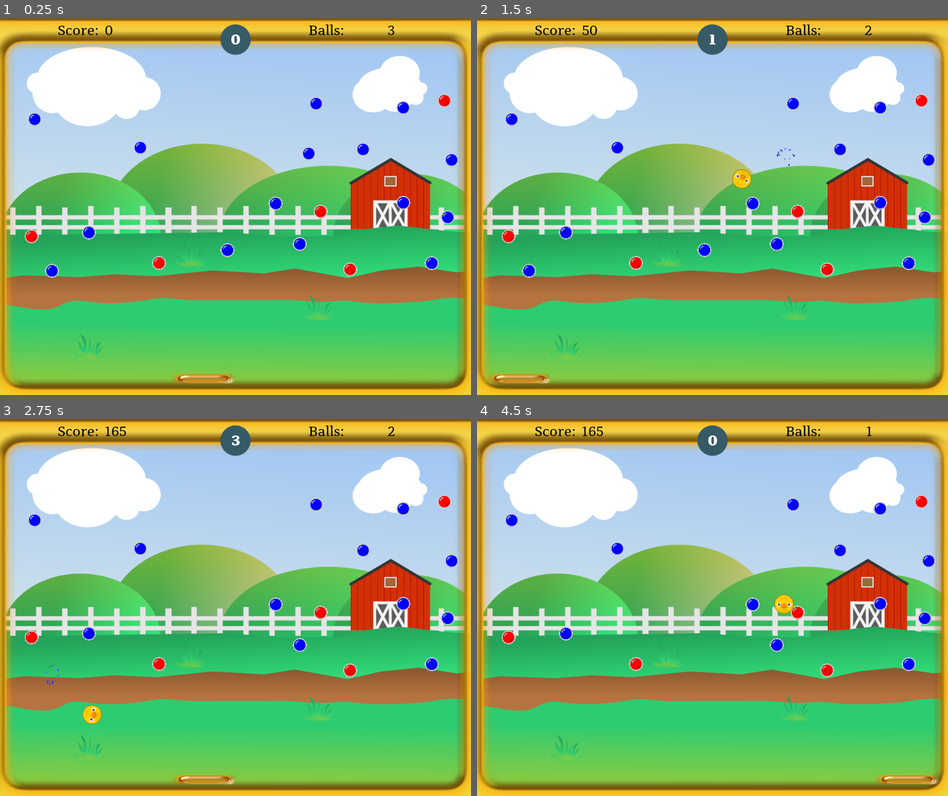
Above: before the commit, frames 1-4 (two rows, left to right).
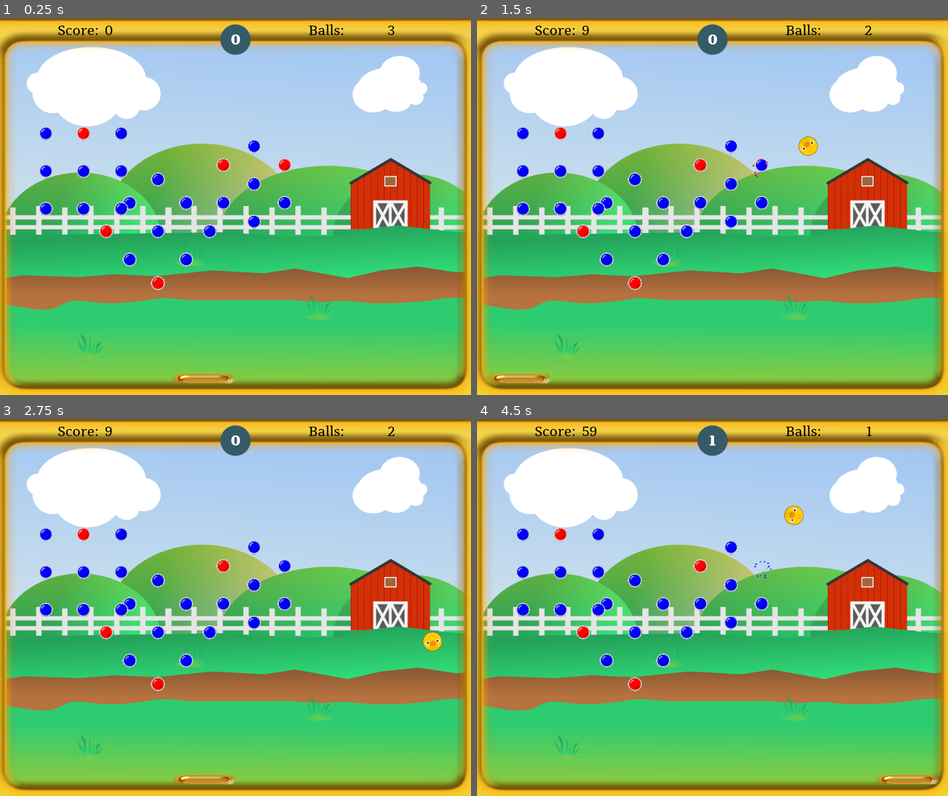
Above: after the commit, the same moments.

Repository: doctor-g/GGJ21
Game: Godot game, scene res://src/Level.tscn
The game is run twice, just before and just after one commit, with the same random seed, the same clock (stepped at 60 frames per second) and the same inputs. Sound files missing from this copy of the repository are replaced by a short silence.
Inputs (mouse positions are in pixels of both pictures, inside the frame that each line leads up to):
- Up to frame 1 (0.25 s): no input
- Up to frame 2 (1.5 s): move the mouse to (816, 187) at 0.52 s; click (816, 187) at 0.67 s; move the mouse to (618, 225) at 1.27 s; click (618, 225) at 1.42 s
- Up to frame 3 (2.75 s): move the mouse to (282, 524) at 2.02 s; click (282, 524) at 2.17 s
- Up to frame 4 (4.5 s): move the mouse to (688, 682) at 2.77 s; click (688, 682) at 2.92 s; move the mouse to (853, 664) at 3.52 s; click (853, 664) at 3.67 s; move the mouse to (571, 550) at 4.27 s; click (571, 550) at 4.42 s

The runs differ from the first frame. In frame 1, 3.8% of the frame differs, in the area x 5-98%, y 20-73%; in frame 2, 4.1%, in the area x 5-98%, y 1-73%; in frame 3, 3.9%; in frame 4, 3.8%.

Commit message:
Add slightly faulty pattern generation

Diff:
--- a/project/src/PegGenerator.gd
+++ b/project/src/PegGenerator.gd
@@ -4,12 +4,19 @@
 
 const _Peg := preload("res://src/Peg.tscn")
 
-export var max_pegs := 20
-export var min_distance_between_pegs := 80.0
+export var max_patterns := 3
+export var min_distance_between_patterns := 200
 export var upgraded_pegs := 5
 export var max_peg_health := 2
 
-var _peg_positions := []
+var _pattern_positions := []
+var _peg_patterns  := [
+	preload("res://src/PegPatterns/Circle.tscn"),
+	preload("res://src/PegPatterns/Square.tscn"),
+	preload("res://src/PegPatterns/RotatedSquare.tscn"),
+	preload("res://src/PegPatterns/HollowSquare.tscn"),
+	preload("res://src/PegPatterns/HollowCircle.tscn")
+]
 var _spawn_area_offset := Vector2.ZERO
 var _spawn_area_bounds := Vector2.ZERO
 
@@ -20,29 +27,36 @@
 	var _spawn_area : Vector2 = $SpawnArea/CollisionShape2D.shape.extents*2
 	_spawn_area_offset = (get_viewport_rect().size-_spawn_area)/2
 	_spawn_area_bounds = _spawn_area
+	print(_spawn_area_bounds, " ", _spawn_area_offset)
 	_generate_pegs()
 
 
 func _generate_pegs():
-	for _i in range(0,max_pegs):
+	for _i in range(0,max_patterns):
 		var found_position := false
 		var pos:Vector2
 		while not found_position:
 			var pos_x := rand_range(_spawn_area_offset.x, _spawn_area_bounds.x)
 			var pos_y := rand_range(_spawn_area_offset.y, _spawn_area_bounds.y)
 			pos = Vector2(pos_x, pos_y)
-			if not _is_within_min_distance_of_another_peg(pos):
+			if not _is_within_min_distance_of_another_pattern(pos):
 				found_position = true
 
-		_peg_positions.append(pos)
+		_pattern_positions.append(pos)
 
-		var peg := _Peg.instance()
-		peg.position = pos
-		$Pegs.add_child(peg)
+		var pattern_index = randi()%_peg_patterns.size()
+		var Pattern = _peg_patterns[pattern_index]
+		var pattern:Node2D = Pattern.instance()
+		pattern.position = pos
+		add_child(pattern)
+		for p in pattern.get_children():
+			var peg = _Peg.instance()
+			peg.position = p.get_global_transform().origin
+			$Pegs.add_child(peg)
 
 	var remaining_to_upgrade = upgraded_pegs
 	while remaining_to_upgrade > 0:
-		var index := randi() % max_pegs
+		var index := randi() % $Pegs.get_child_count()
 		var peg := $Pegs.get_child(index)
 		if peg.health < max_peg_health:
 			peg.health += 1
@@ -51,9 +65,9 @@
 	emit_signal("pegs_ready")
 
 
-func _is_within_min_distance_of_another_peg(p:Vector2)->bool:
-	for peg in _peg_positions:
-		var distance_between_pegs := p.distance_to(peg)
-		if distance_between_pegs < min_distance_between_pegs:
+func _is_within_min_distance_of_another_pattern(p:Vector2)->bool:
+	for pattern in _pattern_positions:
+		var distance_between_patterns := p.distance_to(pattern)
+		if distance_between_patterns < min_distance_between_patterns:
 			return true
 	return false
--- a/project/src/PegGenerator.tscn
+++ b/project/src/PegGenerator.tscn
@@ -3,7 +3,7 @@
 [ext_resource path="res://src/PegGenerator.gd" type="Script" id=1]
 
 [sub_resource type="RectangleShape2D" id=1]
-extents = Vector2( 480, 269.232 )
+extents = Vector2( 400, 230 )
 
 [node name="PegGenerator" type="Node2D"]
 position = Vector2( 1.18921, 0 )
--- /dev/null
+++ b/project/src/PegPatterns/Circle.tscn
@@ -0,0 +1,24 @@
+[gd_scene format=2]
+
+[node name="CirclePattern" type="Node2D"]
+position = Vector2( 0, 1 )
+
+[node name="Position2D" type="Position2D" parent="."]
+position = Vector2( 0, -80 )
+
+[node name="Position2D3" type="Position2D" parent="."]
+position = Vector2( 0, 80 )
+
+[node name="Position2D4" type="Position2D" parent="."]
+position = Vector2( 65, 40 )
+
+[node name="Position2D5" type="Position2D" parent="."]
+position = Vector2( 65, -40 )
+
+[node name="Position2D6" type="Position2D" parent="."]
+position = Vector2( -65, 40 )
+
+[node name="Position2D7" type="Position2D" parent="."]
+position = Vector2( -65, -40 )
+
+[node name="Position2D2" type="Position2D" parent="."]
--- /dev/null
+++ b/project/src/PegPatterns/HollowCircle.tscn
@@ -0,0 +1,21 @@
+[gd_scene format=2]
+
+[node name="CirclePattern" type="Node2D"]
+
+[node name="Position2D" type="Position2D" parent="."]
+position = Vector2( 0, -80 )
+
+[node name="Position2D3" type="Position2D" parent="."]
+position = Vector2( 0, 80 )
+
+[node name="Position2D4" type="Position2D" parent="."]
+position = Vector2( 65, 40 )
+
+[node name="Position2D5" type="Position2D" parent="."]
+position = Vector2( 65, -40 )
+
+[node name="Position2D6" type="Position2D" parent="."]
+position = Vector2( -65, 40 )
+
+[node name="Position2D7" type="Position2D" parent="."]
+position = Vector2( -65, -40 )
--- /dev/null
+++ b/project/src/PegPatterns/HollowSquare.tscn
@@ -0,0 +1,29 @@
+[gd_scene format=2]
+
+[node name="Square" type="Node2D"]
+
+[node name="Position2D" type="Position2D" parent="."]
+
+[node name="Position2D8" type="Position2D" parent="."]
+position = Vector2( 0, -80 )
+
+[node name="Position2D9" type="Position2D" parent="."]
+position = Vector2( 0, 80 )
+
+[node name="Position2D2" type="Position2D" parent="."]
+position = Vector2( 80, 80 )
+
+[node name="Position2D3" type="Position2D" parent="."]
+position = Vector2( 80, -80 )
+
+[node name="Position2D4" type="Position2D" parent="."]
+position = Vector2( 80, 0 )
+
+[node name="Position2D5" type="Position2D" parent="."]
+position = Vector2( -80, 0 )
+
+[node name="Position2D6" type="Position2D" parent="."]
+position = Vector2( -80, 80 )
+
+[node name="Position2D7" type="Position2D" parent="."]
+position = Vector2( -80, -80 )
--- /dev/null
+++ b/project/src/PegPatterns/RotatedSquare.tscn
@@ -0,0 +1,29 @@
+[gd_scene format=2]
+
+[node name="Square" type="Node2D"]
+
+[node name="Position2D" type="Position2D" parent="."]
+
+[node name="Position2D8" type="Position2D" parent="."]
+position = Vector2( 0, -110 )
+
+[node name="Position2D9" type="Position2D" parent="."]
+position = Vector2( 0, 110 )
+
+[node name="Position2D2" type="Position2D" parent="."]
+position = Vector2( 60, 60 )
+
+[node name="Position2D3" type="Position2D" parent="."]
+position = Vector2( 60, -60 )
+
+[node name="Position2D4" type="Position2D" parent="."]
+position = Vector2( 110, 0 )
+
+[node name="Position2D5" type="Position2D" parent="."]
+position = Vector2( -110, 0 )
+
+[node name="Position2D6" type="Position2D" parent="."]
+position = Vector2( -60, 60 )
+
+[node name="Position2D7" type="Position2D" parent="."]
+position = Vector2( -60, -60 )
--- /dev/null
+++ b/project/src/PegPatterns/Square.tscn
@@ -0,0 +1,29 @@
+[gd_scene format=2]
+
+[node name="Square" type="Node2D"]
+
+[node name="Position2D" type="Position2D" parent="."]
+
+[node name="Position2D8" type="Position2D" parent="."]
+position = Vector2( 0, -80 )
+
+[node name="Position2D9" type="Position2D" parent="."]
+position = Vector2( 0, 80 )
+
+[node name="Position2D2" type="Position2D" parent="."]
+position = Vector2( 80, 80 )
+
+[node name="Position2D3" type="Position2D" parent="."]
+position = Vector2( 80, -80 )
+
+[node name="Position2D4" type="Position2D" parent="."]
+position = Vector2( 80, 0 )
+
+[node name="Position2D5" type="Position2D" parent="."]
+position = Vector2( -80, 0 )
+
+[node name="Position2D6" type="Position2D" parent="."]
+position = Vector2( -80, 80 )
+
+[node name="Position2D7" type="Position2D" parent="."]
+position = Vector2( -80, -80 )
